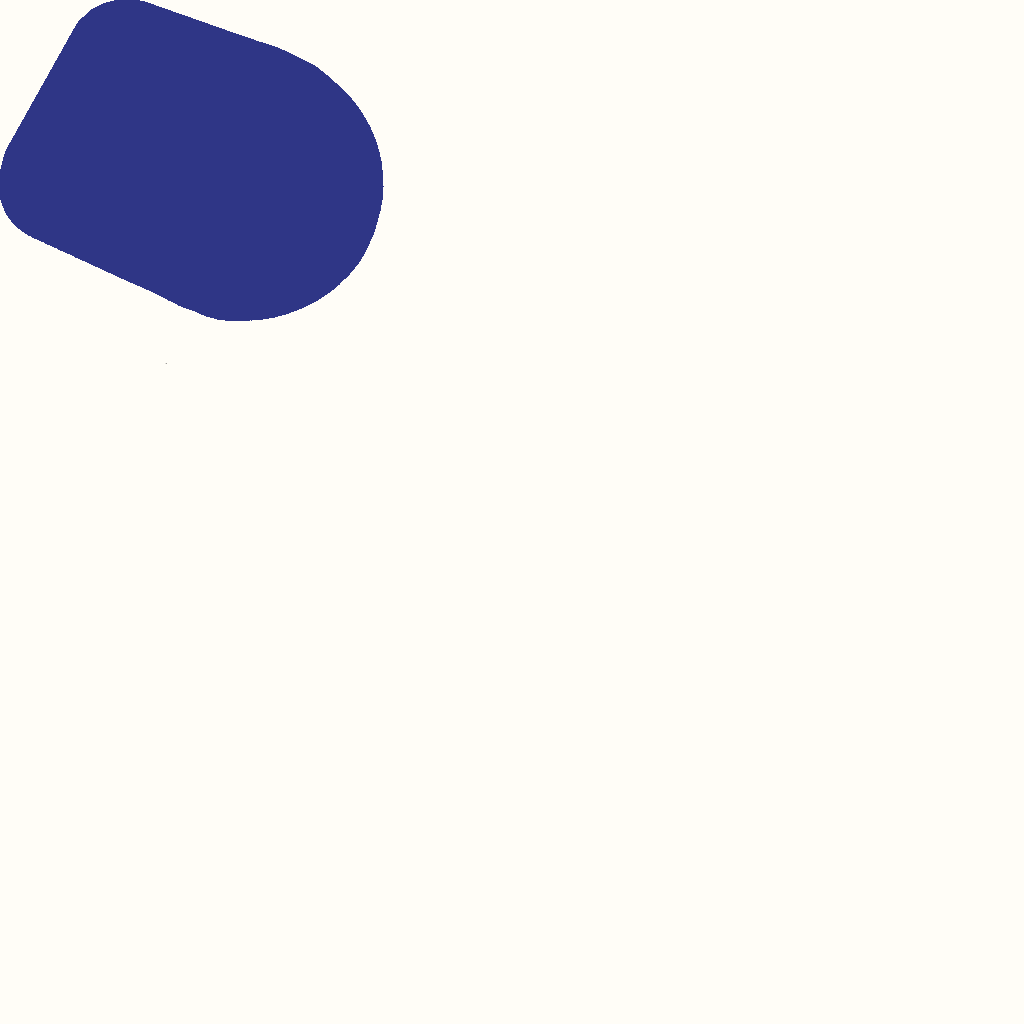
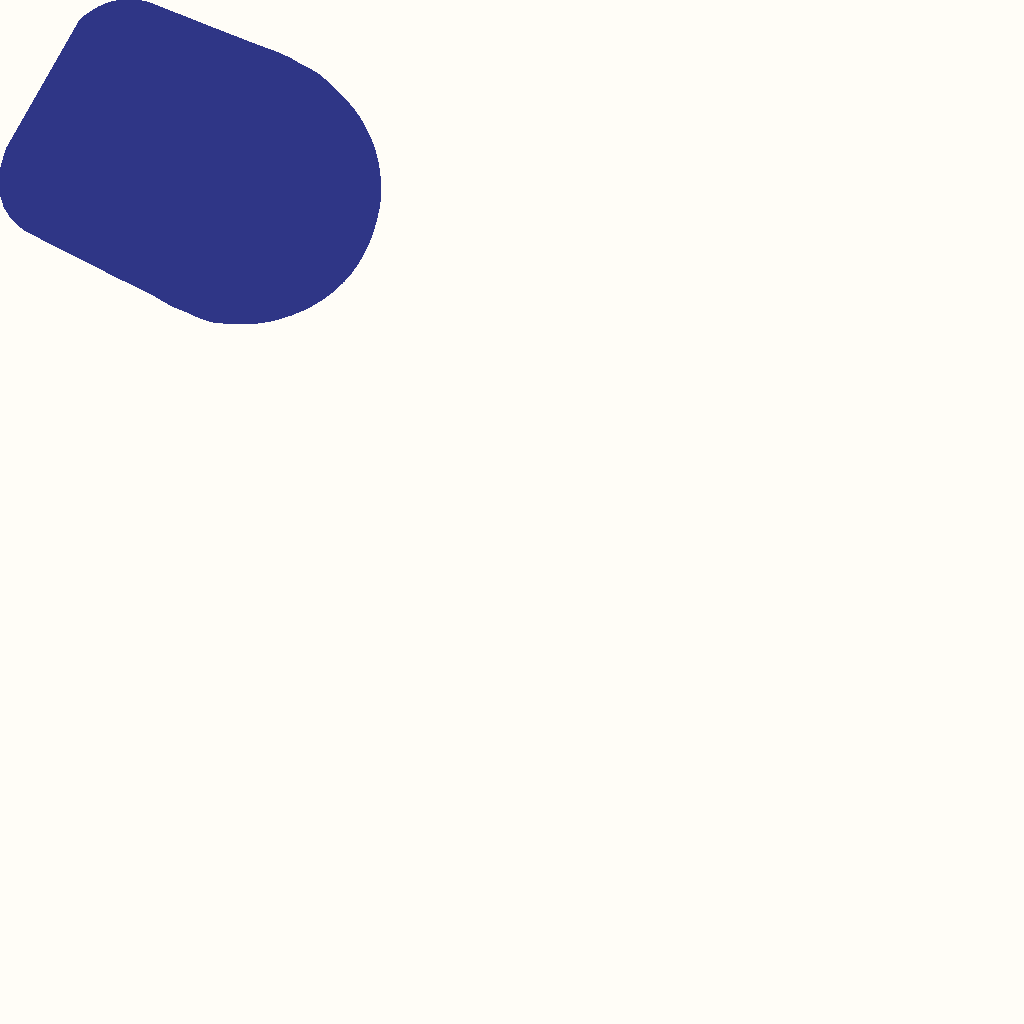
Layer changes from the first 1024 x 1024 image to the second:
removed layer "link_r_l_wire.png コピー" over [0, 0, 384, 364]
added layer "link_l_wire.png コピー" above "背景" over [0, 0, 381, 324]
